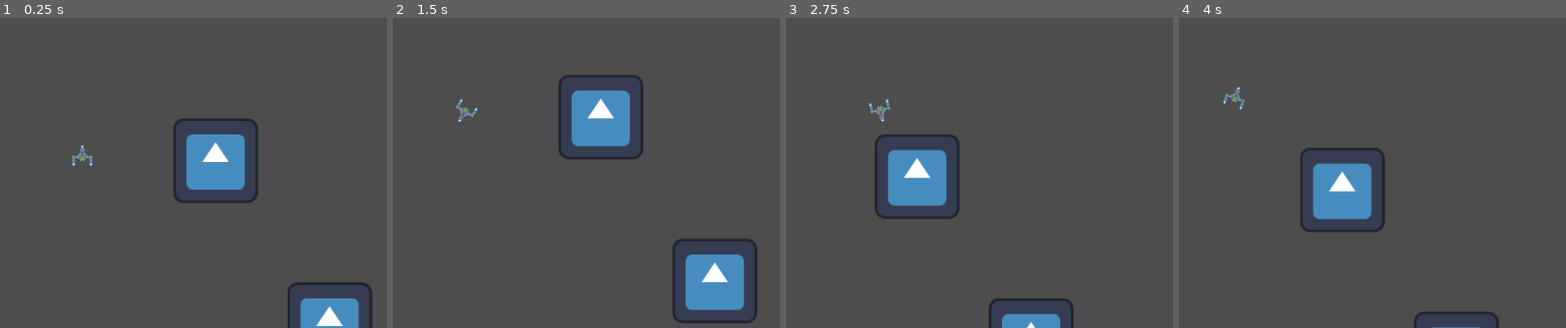
Above: before the commit, frames 1-4 (left to right).
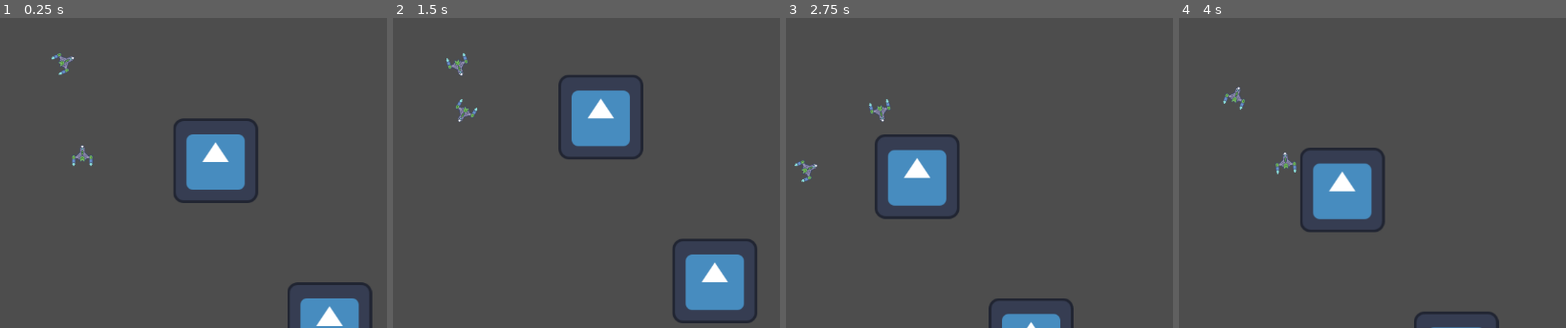
Above: after the commit, the same moments.

Repository: JoshPattman/microjam-034
Game: Godot game, scene res://scenes/gravity_test.tscn
Same seed, same stepped clock (60 frames per second), same inputs: the game is played once before the commit and once after it. This scene is started directly instead of the project's main scene. The engine's default icon, where the game draws it, is replaced by a stand-in: a white triangle on a blue panel in a dark square.
Inputs:
- Up to frame 1 (0.25 s): no input
- Up to frame 2 (1.5 s): hold D (player_right) 0.53-1.28 s; hold Ctrl (player_break) 0.53-1.28 s; hold S (player_back) from 1.28 s (still down); tap Ctrl (player_break) at 1.35 s
- Up to frame 3 (2.75 s): release S (player_back) at 2.03 s; hold D (player_right) from 2.03 s (still down); hold Ctrl (player_break) from 2.03 s (still down)
- Up to frame 4 (4 s): release D (player_right) at 2.78 s; release Ctrl (player_break) at 2.78 s; hold W (player_forward) 2.78-3.53 s; tap Ctrl (player_break) at 2.85 s; hold A (player_left) from 3.53 s (still down); hold Ctrl (player_break) from 3.53 s (still down)

The runs differ from the first frame. In frame 1, 0.2% of the frame differs, in the area x 13-20%, y 11-19%; in frame 2, 0.2%; in frame 3, 0.2%; in frame 4, 0.2%.

Commit message:
fix time dia

Diff:
--- a/godot/scenes/gravity_test.tscn
+++ b/godot/scenes/gravity_test.tscn
@@ -4,7 +4,7 @@
 [ext_resource type="Texture2D" uid="uid://doepmpsfk2b6m" path="res://icon.svg" id="2_we4mt"]
 [ext_resource type="PackedScene" uid="uid://c8jr51j6ge7n0" path="res://game_objects/player.tscn" id="3_0rdlk"]
 [ext_resource type="PackedScene" uid="uid://8u76lxidkpfp" path="res://game_objects/player_camera.tscn" id="4_17vyx"]
-[ext_resource type="Texture2D" path="res://sprites/ship.png" id="4_vcgwd"]
+[ext_resource type="Texture2D" uid="uid://bdn0w0j4u4ui4" path="res://sprites/ship001.png" id="4_vcgwd"]
 [ext_resource type="Script" uid="uid://ccw4ax373njdf" path="res://scripts/enemy.gd" id="5_17vyx"]
 
 [node name="Node2D" type="Node2D"]
--- a/godot/scripts/custom_rb.gd
+++ b/godot/scripts/custom_rb.gd
@@ -30,7 +30,7 @@
 func _physics_process(delta: float) -> void:
 	var tm = local_time_mult
 	if !maintain_constant_time:
-		tm *= player_time_mult
+		tm /= player_time_mult
 	_custom_physics_process(delta*tm)
 	var real_acceleration = _total_real_force * delta
 	real_velocity += real_acceleration * delta
